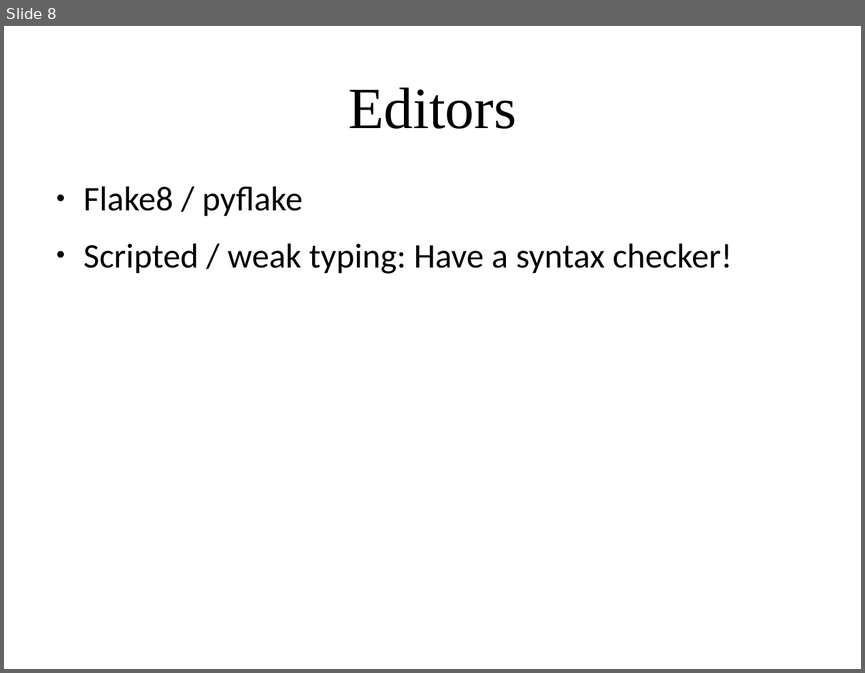
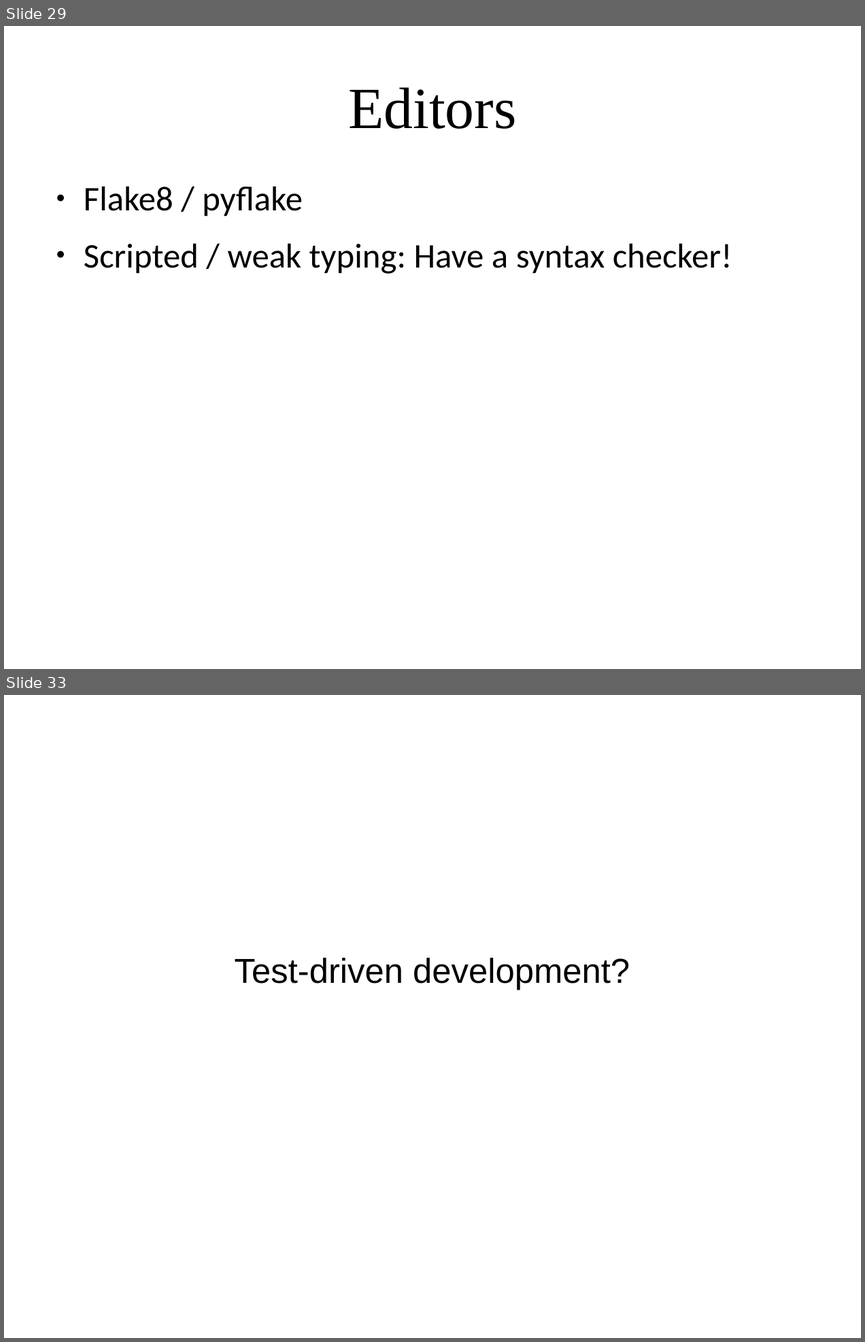
Before and after one commit to amueller/applied_ml_spring_2017, a slide deck: slides/aml-02-012317.odp. Shown one above the other, each under a label of ours: slide 8 before the commit, slides 29 and 33 after it; the slides between them are not shown. The pictures are 865x673 and 865x1342 pixels, drawn with LibreOffice and Linux fonts; fonts in the diff are those of the drawing. Boxes give left, top, right and bottom in pixels: in the first picture for what was removed or moved away, otherwise in the second. Text is boxed around its words. In the diff, an @@ line names an element or a change of style, - is before the commit and + after.

```diff
--- a/slides/aml-02-012317.odp
+++ b/slides/aml-02-012317.odp
@@ slide 33 added at [4,695,861,1338], background #FFFFFF @@
@@ subtitle added at [235,957,630,990], 32 pt, text #000000 @@
+Test-driven development?
@@ what was slide 8 is now slide 29 @@
```
Also in this commit, not shown: 2 slides changed, 27 other slides added, 2 slides removed.
